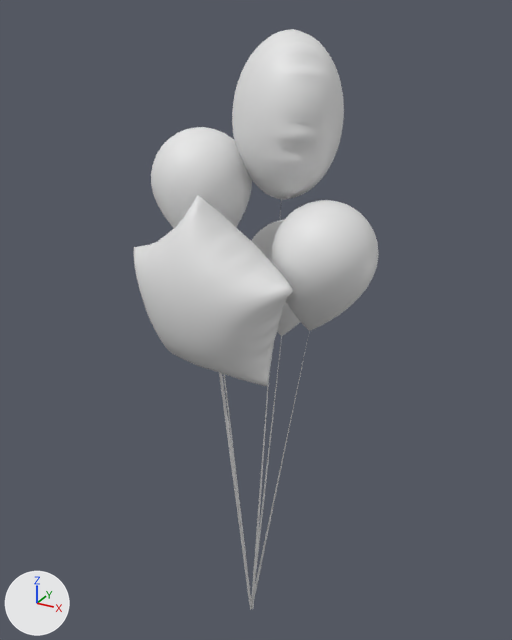
What one commit did to the FBX model care-up/Assets/Resources_moved/Models/Balloons.fbx.
One viewpoint serves both versions: a 50 mm lens placed at (0.964, -1.716, 2.023), pointed at (-0.02, 0.072, 1.128). Lighting does not change. The marker at lower left points along +X, +Y and +Z. Where no turn or scale is listed for an object, it has been applied to the vertices.

Objects in the first picture: 'CircleBaloon', 'CircleBaloon2', 'CircleBaloon3', 'CircleBigBaloon', 'StarBaloon_high'.
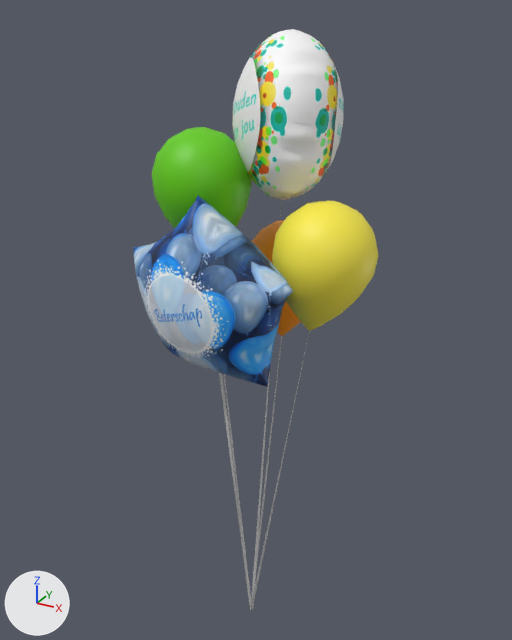
Where the change shows, as pixel boxes [x1, y1, x2, y2] in the pictures (512 x 640 px):
'StarBaloon_high', surface changed (white to blue): [133, 195, 293, 610] in both
'CircleBigBaloon', surface changed: [232, 29, 344, 607] in both
'CircleBaloon', surface changed (white to yellow): [252, 200, 379, 609] in both
'CircleBaloon2', surface changed (white to green): [151, 127, 252, 609] in both
'CircleBaloon3', surface changed (grey to brown): [251, 220, 301, 545] in both

The change in detail:
Picture 'CircleBaloon3 CircleBigBaloon StarBaloon_high3.png' (img_circlebaloon3_circlebigbaloon_starbaloon_high3_png) is new.
In material 'Baloon' (mat_baloon), base_color is no longer (0.8, 0.8, 0.8), white #e7e7e7.
In material 'Baloon' (mat_baloon), texture is now set to img_circlebaloon3_circlebigbaloon_starbaloon_high3_png.
